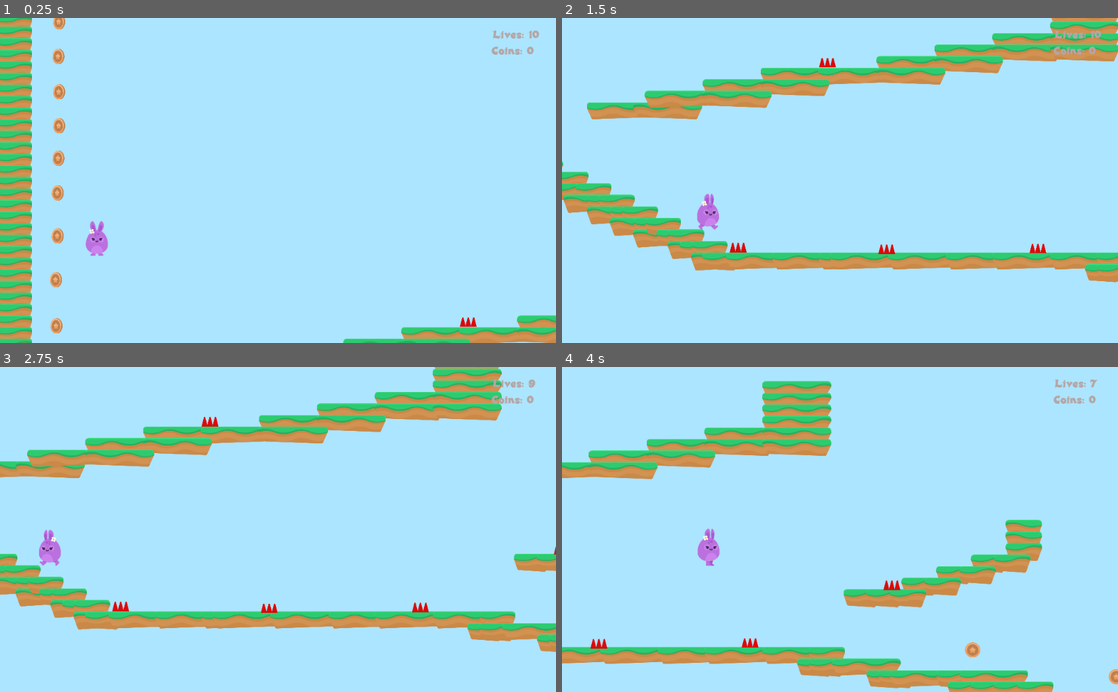
Above: before the commit, frames 1-4 (two rows, left to right).
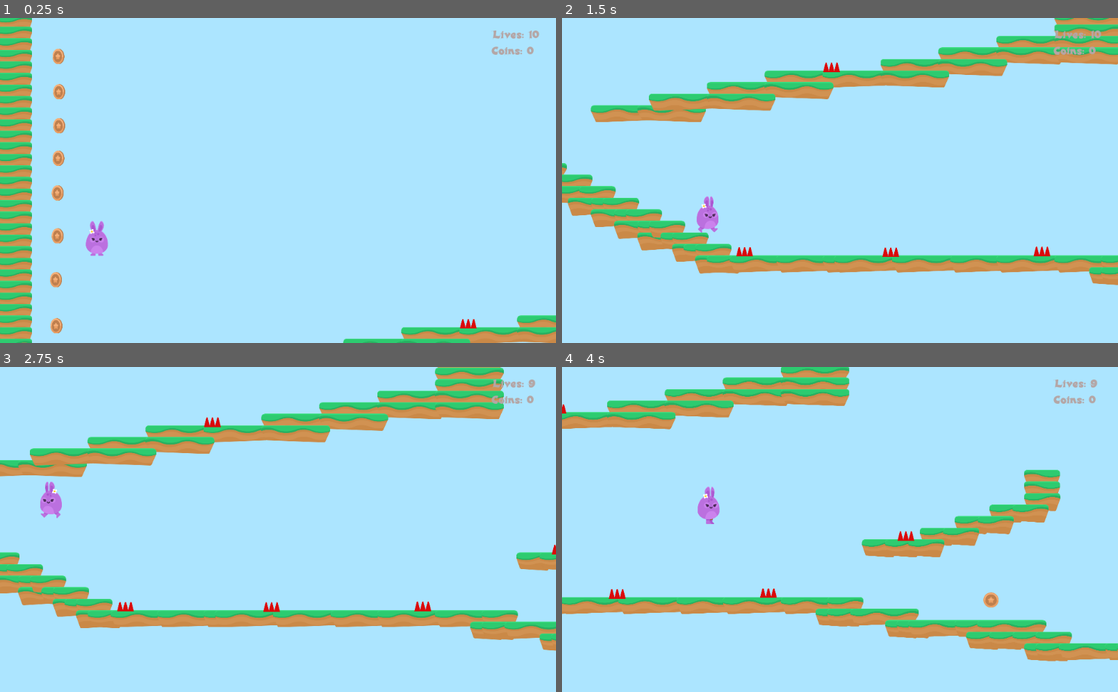
Above: after the commit, the same moments.

Repository: ikostan/IntroToGodot
Game: Godot game, scene res://Levels/Level_1.tscn
The game is run twice, just before and just after one commit, with the same random seed, the same clock (stepped at 60 frames per second) and the same inputs.
Inputs:
- Up to frame 1 (0.25 s): no input
- Up to frame 2 (1.5 s): hold Space (jump) 0.53-1.28 s; hold Right (right) from 0.53 s (still down); tap Space (jump) at 1.35 s
- Up to frame 3 (2.75 s): tap Space (jump) at 1.52, 1.82 s; release Right (right) at 2.03 s; hold Left (left) from 2.03 s (still down); hold Space (jump) from 2.03 s (still down)
- Up to frame 4 (4 s): release Left (left) at 2.78 s; release Space (jump) at 2.78 s; hold Right (right) from 2.78 s (still down); tap Space (jump) at 2.85, 3.02, 3.32 s; hold Space (jump) from 3.53 s (still down)

The runs differ from the first frame. In frame 1, 0.1% of the frame differs, in the area x 9-86%, y 0-96%; in frame 2, 11%; in frame 3, 6.3%; in frame 4, 28%, in the area x 0-100%, y 0-100%.

Commit message:
fixing is_on_floor() bug

Diff:
--- a/Levels/Level_1.tscn
+++ b/Levels/Level_1.tscn
@@ -86,9 +86,6 @@
 [node name="Coin17" parent="Items/Coins" instance=ExtResource( 9 )]
 position = Vector2( -2283.67, -430.158 )
 
-[node name="Coin18" parent="Items/Coins" instance=ExtResource( 9 )]
-position = Vector2( -2275.67, -2330.16 )
-
 [node name="Coin19" parent="Items/Coins" instance=ExtResource( 9 )]
 position = Vector2( -2279.67, -2138.16 )
 
@@ -113,15 +110,15 @@
 [node name="Hazards" type="Node" parent="."]
 
 [node name="SpikesTop" parent="Hazards" instance=ExtResource( 3 )]
-position = Vector2( 2468.82, -1438.98 )
+position = Vector2( 2467.63, -1429.47 )
 collision_layer = 4
 
 [node name="SpikesTop2" parent="Hazards" instance=ExtResource( 3 )]
-position = Vector2( -14.1423, -667.509 )
+position = Vector2( -14.1423, -657.985 )
 collision_layer = 4
 
 [node name="SpikesTop3" parent="Hazards" instance=ExtResource( 3 )]
-position = Vector2( 1931.82, 42.4264 )
+position = Vector2( 1907.85, 46.9213 )
 collision_layer = 4
 
 [node name="SpikesTop4" parent="Hazards" instance=ExtResource( 3 )]
@@ -133,7 +130,7 @@
 collision_layer = 4
 
 [node name="SpikesTop6" parent="Hazards" instance=ExtResource( 3 )]
-position = Vector2( -507.765, 356.195 )
+position = Vector2( -494.551, 363.687 )
 collision_layer = 4
 
 [node name="AudioStreamBackgroundMusic" type="AudioStreamPlayer" parent="."]
--- a/Player/Player.gd
+++ b/Player/Player.gd
@@ -6,10 +6,10 @@
 
 const GRAVITY = 250
 const WALK_SPEED = 1500
-const JUMP_SPEED = 3600
+const JUMP_SPEED = 3700
 const UP = Vector2(0,-1)
 const WORLD_END = 10000
-const BOOST = 1.2
+const BOOST = 2
 
 
 func _physics_process(delta):
@@ -24,15 +24,12 @@
 func applay_graviation():
 
 	if position.y > WORLD_END:
-
 		# load GLOBALS
 		var globals = preload("res://Levels/GameState.gd")
 		if globals.DEBUG:
 			print(self.name, ' > ', 'applay_graviation', ' > fell off')
-
 		get_tree().call_group('GameState', 'game_over')
-
-	if is_on_floor():
+	elif is_on_floor() and player_position.y > 0:
 		player_position.y = 0
 	elif is_on_ceiling():
 		player_position.y = 1
@@ -59,14 +56,11 @@
 	if globals.DEBUG:
 		print(self.name, ' > ', 'hurt')
 
-	# play sound
-	#$AudioStreamPain.stream = load("res://SFX/pain.ogg")
-	$AudioStreamPain.play()
-
 	# JUMP
 	position.y -= 1
 	yield(get_tree(), "idle_frame")
-	player_position.y -= JUMP_SPEED / 1.5
+	player_position.y = - (JUMP_SPEED / 1.2)
+	$AudioStreamPain.play()
 
 
 func boost():
@@ -80,7 +74,7 @@
 	# JUMP + BOOST
 	position.y -= 1
 	yield(get_tree(), "idle_frame")
-	player_position.y -= JUMP_SPEED * BOOST
+	player_position.y = -(JUMP_SPEED * BOOST)
 
 
 func walk():
--- a/Player/Player.tscn
+++ b/Player/Player.tscn
@@ -25,14 +25,14 @@
 "name": "idle",
 "speed": 5.0
 }, {
+"frames": [ ExtResource( 5 ) ],
+"loop": true,
+"name": "jump",
+"speed": 5.0
+}, {
 "frames": [ ExtResource( 3 ), ExtResource( 4 ) ],
 "loop": true,
 "name": "walk",
-"speed": 5.0
-}, {
-"frames": [ ExtResource( 5 ) ],
-"loop": true,
-"name": "jump",
 "speed": 5.0
 } ]
 
